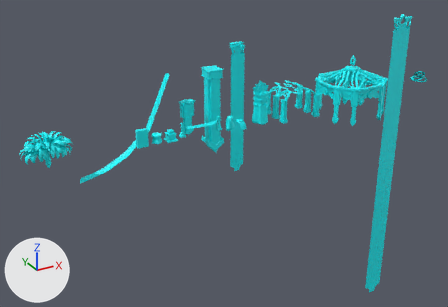
What one commit did to the FBX model DGM2610 - Game Design I/Textures/1024MapFBX.fbx.
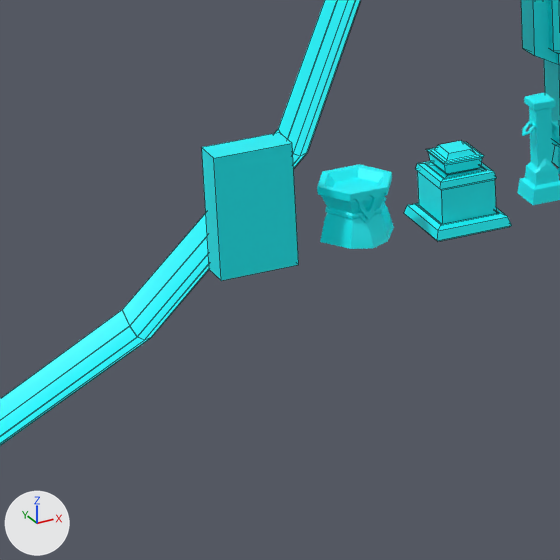
The first picture shows the older version from a 50 mm lens placed at (-4.5, -7.85, 3.27), pointed at (0.11, 0.52, -0.92). The close-ups show both versions on the part from 24% to 41% of the width and 36% to 61% of the height of that picture; other places that the commit changed are outside them. The lights are fixed; the arrows at lower left show +X, +Y and +Z. The close-ups show mesh edges as thin lines. Where no turn or scale is listed for an object, it has been applied to the vertices.

In view in the first close-up: 'BGPlantGeo', 'BrazierGeo', 'DrapedBannerGeo', 'FloatingPillar2Geo', 'SmallFencePostWithBanner:FencePostR', 'StatueBaseGeo'.
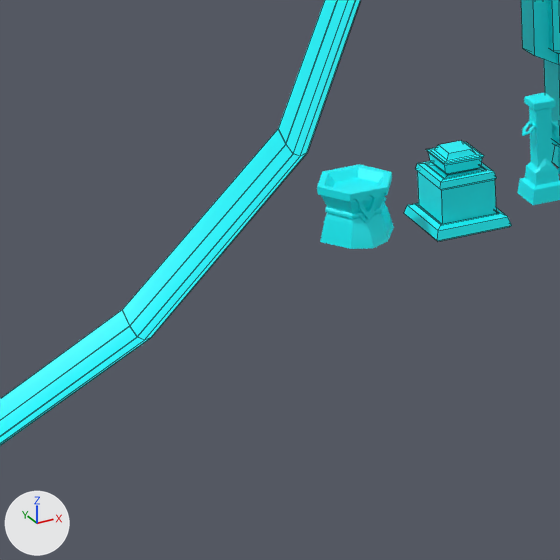
Changed parts and their boxes [x1, y1, x2, y2] in the close-ups (560 x 560 px):
'BGPlantGeo', deleted (cyan): before [201, 133, 299, 281]

Patch to the scene script:
```diff
--- a/DGM2610 - Game Design I/Textures/1024MapFBX.fbx.py
+++ b/DGM2610 - Game Design I/Textures/1024MapFBX.fbx.py
@@ ob_bgplantgeo @@
-ob_bgplantgeo = bpy.data.objects.new('BGPlantGeo', me_mesh_012)
-ob_bgplantgeo.location = (-1.682, -0.411, 0.047)
```
